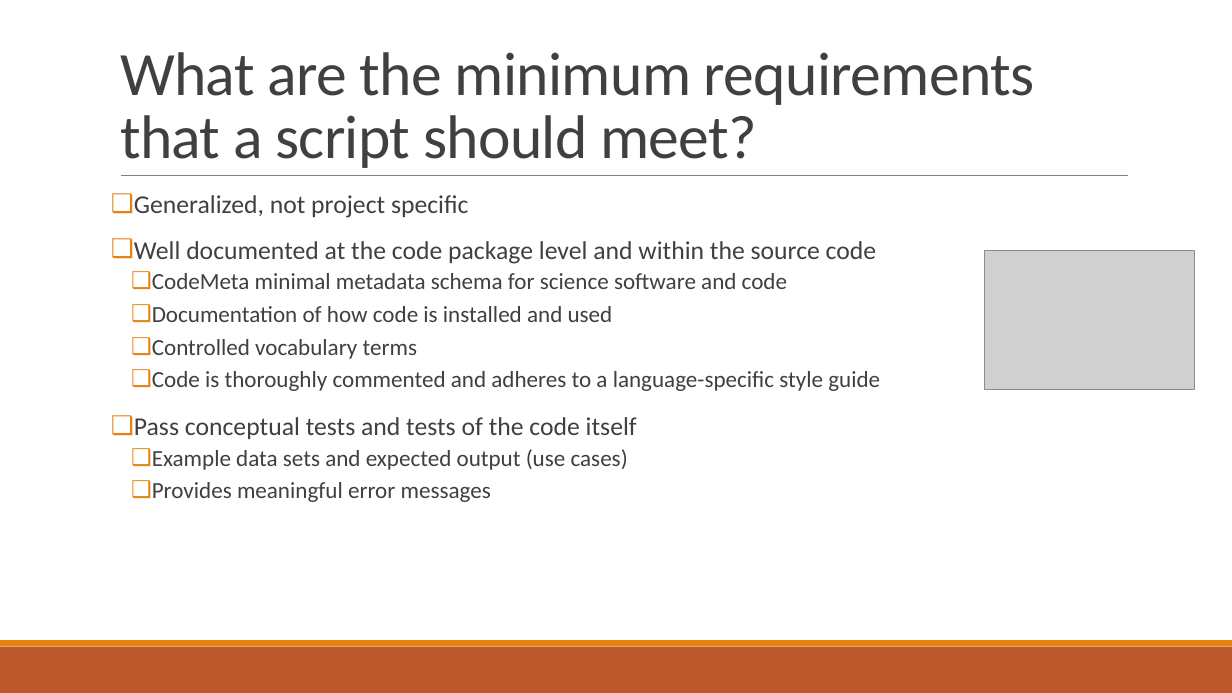
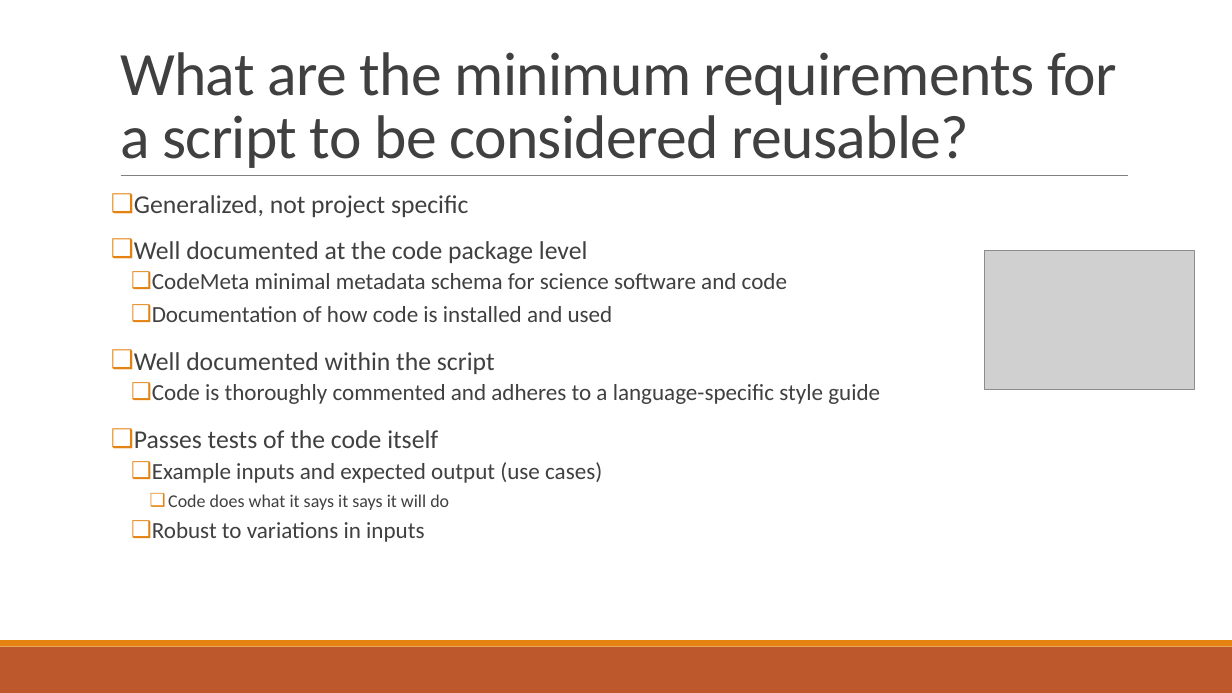
Before and after one commit to vanderbi/codeLibrary, a slide deck: slide 7 of Building an Information Management Code Library.pptx. Drawn at 1232x693 pixels with LibreOffice and Linux fonts; fonts in the diff are those of the drawing; grey boxes stand for pictures; background and template pictures are left out. Boxes give left, top, right and bottom in pixels: in the first picture for what was removed or moved away, otherwise in the second. Text is boxed around its words. In the diff, an @@ line names an element or a change of style, - is before the commit and + after.

```diff
--- a/Building an Information Management Code Library.pptx
+++ b/Building an Information Management Code Library.pptx
@@ title at bbox=[120, 52, 1117, 168]: text changed @@
-What are the minimum requirements that a script should meet?
+What are the minimum requirements for a script to be considered reusable?
@@ text at bbox=[134, 241, 588, 264]: text changed @@
-❑ Well documented at the code package level and within the source code
+❑ Well documented at the code package level
@@ text at bbox=[134, 352, 495, 374]: text changed; size 18 to 20 pt @@
-  ❑ Controlled vocabulary terms
+❑ Well documented within the script
@@ text at bbox=[134, 430, 602, 542]: text changed @@
-❑ Pass conceptual tests and tests of the code itself
-  ❑ Example data sets and expected output (use cases)
-  ❑ Provides meaningful error messages
+❑ Passes tests of the code itself
+  ❑ Example inputs and expected output (use cases)
+    ❑ Code does what it says it says it will do
+  ❑ Robust to variations in inputs
```
Also in this commit, not shown: 5 other slides changed.
